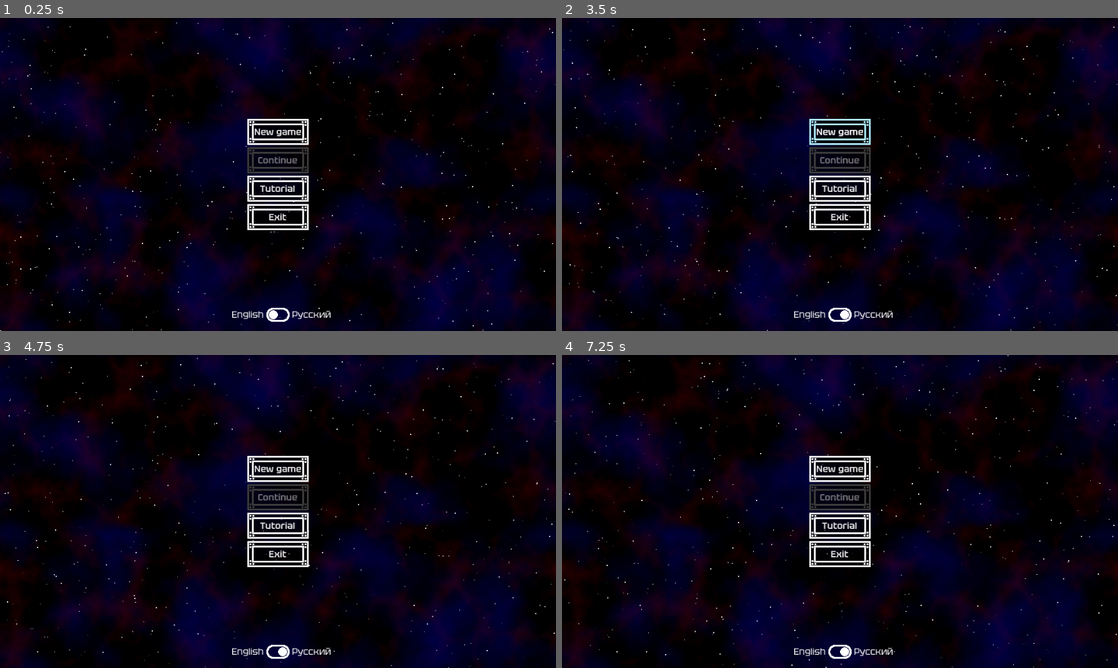
Above: before the commit, frames 1-4 (two rows, left to right).
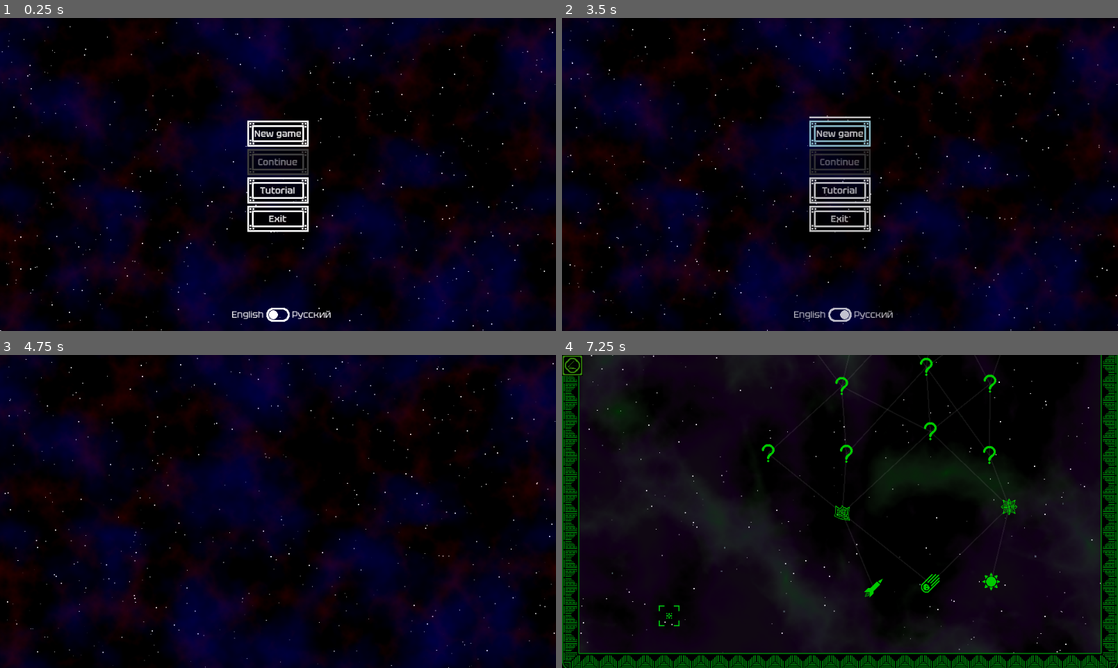
Above: after the commit, the same moments.

Repository: kedalovo/-SG-Spaceship-Management
Game: Godot game, scene res://Start Menu/start_menu.tscn
Same seed, same stepped clock (60 frames per second), same inputs: the game is played once before the commit and once after it. This scene is started directly instead of the project's main scene.
Inputs (mouse positions are in pixels of both pictures, inside the frame that each line leads up to):
- Up to frame 1 (0.25 s): no input
- Up to frame 2 (3.5 s): click (840, 315) at 0.5 s; click "Tutorial" at 1.25 s; click "New game" at 2 s; click "New game" at 2.75 s
- Up to frame 3 (4.75 s): click (227, 452) at 3.52 s; move the mouse to (400, 495) at 4.27 s; hold Right (right) from 4.28 s (still down); hold ` (test) from 4.28 s (still down); click (400, 495) at 4.42 s
- Up to frame 4 (7.25 s): release Right (right) at 5 s; release ` (test) at 5 s; click (600, 614) at 5.02 s; click (634, 639) at 5.77 s; click (667, 614) at 6.52 s

The runs differ from the first frame. In frame 1, 2.4% of the frame differs, in the area x 44-56%, y 32-69%; in frame 2, 2.9%; in frame 3, 2.4%; in frame 4, 34%, in the area x 0-100%, y 0-100%.

Commit message:
Finished background loading of the game scene, seamless switching works almost seamlessly.

Diff:
--- a/Start Menu/start_menu.gd
+++ b/Start Menu/start_menu.gd
@@ -7,11 +7,17 @@
 
 @onready var noise: TextureRect = $"Background Container/Noise"
 @onready var noise_2: TextureRect = $"Background Container/Noise 2"
+@onready var progress: TextureProgressBar = $"Background Container/Margin/VBox/Progress"
+@onready var animator: AnimationPlayer = $"Background Container/Animator"
 
+var game_scene: Node
 
 var loading_progress: Array = []
 
+var last_progress: float = 0.0
+
 var is_loading_game: bool = false
+var is_finished_loading: bool = false
 
 
 func _ready() -> void:
@@ -26,16 +32,39 @@
 		quit_game()
 
 
+func _input(event: InputEvent) -> void:
+	if event.is_action_pressed(&"esc"):
+		quit_game()
+
+
 func _process(_delta: float) -> void:
 	if is_loading_game:
 		ResourceLoader.load_threaded_get_status("res://Game Scene/game.tscn", loading_progress)
-		print(loading_progress)
+		if last_progress < loading_progress[0]:
+			last_progress = loading_progress[0]
+			var tween: = get_tree().create_tween()
+			tween.tween_property(progress, "value", loading_progress[0] * 100, 1.0).set_trans(Tween.TRANS_CUBIC).set_ease(Tween.EASE_OUT)
+			if last_progress == 1.0:
+				tween.finished.connect(_on_loading_finished)
+				game_scene = ResourceLoader.load_threaded_get("res://Game Scene/game.tscn").instantiate()
+				is_loading_game = false
 
 
 func quit_game() -> void:
 	Input.set_custom_mouse_cursor(null, Input.CURSOR_ARROW)
 	Input.set_custom_mouse_cursor(null, Input.CURSOR_POINTING_HAND)
 	get_tree().quit()
+
+
+func switch_scene() -> void:
+	get_tree().set_current_scene(game_scene)
+	queue_free()
+
+
+func _on_loading_finished() -> void:
+	get_tree().root.add_child(game_scene)
+	get_tree().root.move_child(game_scene, 1)
+	animator.play(&"start_game")
 
 
 func _on_start_button_pressed() -> void:
--- a/Start Menu/start_menu.tscn
+++ b/Start Menu/start_menu.tscn
@@ -48,7 +48,154 @@
 color_ramp = SubResource("Gradient_87mra")
 noise = SubResource("FastNoiseLite_ak4ea")
 
+[sub_resource type="Gradient" id="Gradient_1x2xf"]
+colors = PackedColorArray(1, 1, 1, 1, 1, 1, 1, 1)
+
+[sub_resource type="GradientTexture1D" id="GradientTexture1D_6biy0"]
+gradient = SubResource("Gradient_1x2xf")
+width = 106
+
+[sub_resource type="Animation" id="Animation_fo05p"]
+resource_name = "start_game"
+length = 4.0
+step = 0.1
+tracks/0/type = "bezier"
+tracks/0/imported = false
+tracks/0/enabled = true
+tracks/0/path = NodePath("Margin:modulate:a")
+tracks/0/interp = 1
+tracks/0/loop_wrap = true
+tracks/0/keys = {
+"handle_modes": PackedInt32Array(0, 0),
+"points": PackedFloat32Array(1, -0.25, 0, 0.25, 0, 0, -0.25, 0, 0.25, 0),
+"times": PackedFloat32Array(0, 1.5)
+}
+tracks/1/type = "bezier"
+tracks/1/imported = false
+tracks/1/enabled = true
+tracks/1/path = NodePath("Space Particles:modulate:a")
+tracks/1/interp = 1
+tracks/1/loop_wrap = true
+tracks/1/keys = {
+"handle_modes": PackedInt32Array(0, 0),
+"points": PackedFloat32Array(1, -0.25, 0, 0.25, 0, 0, -0.25, 0, 0.25, 0),
+"times": PackedFloat32Array(2, 4)
+}
+tracks/2/type = "bezier"
+tracks/2/imported = false
+tracks/2/enabled = true
+tracks/2/path = NodePath(".:theme_override_styles/panel:bg_color:a")
+tracks/2/interp = 1
+tracks/2/loop_wrap = true
+tracks/2/keys = {
+"handle_modes": PackedInt32Array(0, 0),
+"points": PackedFloat32Array(1, -0.25, 0, 0.25, 0, 0, -0.25, 0, 0.25, 0),
+"times": PackedFloat32Array(2, 4)
+}
+tracks/3/type = "bezier"
+tracks/3/imported = false
+tracks/3/enabled = true
+tracks/3/path = NodePath("Noise:modulate:a")
+tracks/3/interp = 1
+tracks/3/loop_wrap = true
+tracks/3/keys = {
+"handle_modes": PackedInt32Array(0, 0),
+"points": PackedFloat32Array(1, -0.25, 0, 0.25, 0, 0, -0.25, 0, 0.25, 0),
+"times": PackedFloat32Array(2, 4)
+}
+tracks/4/type = "bezier"
+tracks/4/imported = false
+tracks/4/enabled = true
+tracks/4/path = NodePath("Noise 2:modulate:a")
+tracks/4/interp = 1
+tracks/4/loop_wrap = true
+tracks/4/keys = {
+"handle_modes": PackedInt32Array(0, 0),
+"points": PackedFloat32Array(1, -0.25, 0, 0.25, 0, 0, -0.25, 0, 0.25, 0),
+"times": PackedFloat32Array(2, 4)
+}
+tracks/5/type = "method"
+tracks/5/imported = false
+tracks/5/enabled = true
+tracks/5/path = NodePath("..")
+tracks/5/interp = 1
+tracks/5/loop_wrap = true
+tracks/5/keys = {
+"times": PackedFloat32Array(4),
+"transitions": PackedFloat32Array(1),
+"values": [{
+"args": [],
+"method": &"switch_scene"
+}]
+}
+
+[sub_resource type="Animation" id="Animation_ibsy0"]
+length = 0.001
+tracks/0/type = "bezier"
+tracks/0/imported = false
+tracks/0/enabled = true
+tracks/0/path = NodePath("Margin:modulate:a")
+tracks/0/interp = 1
+tracks/0/loop_wrap = true
+tracks/0/keys = {
+"handle_modes": PackedInt32Array(0),
+"points": PackedFloat32Array(1, -0.25, 0, 0.25, 0),
+"times": PackedFloat32Array(0)
+}
+tracks/1/type = "bezier"
+tracks/1/imported = false
+tracks/1/enabled = true
+tracks/1/path = NodePath("Space Particles:modulate:a")
+tracks/1/interp = 1
+tracks/1/loop_wrap = true
+tracks/1/keys = {
+"handle_modes": PackedInt32Array(0),
+"points": PackedFloat32Array(1, -0.25, 0, 0.25, 0),
+"times": PackedFloat32Array(0)
+}
+tracks/2/type = "bezier"
+tracks/2/imported = false
+tracks/2/enabled = true
+tracks/2/path = NodePath(".:theme_override_styles/panel:bg_color:a")
+tracks/2/interp = 1
+tracks/2/loop_wrap = true
+tracks/2/keys = {
+"handle_modes": PackedInt32Array(0),
+"points": PackedFloat32Array(1, -0.25, 0, 0.25, 0),
+"times": PackedFloat32Array(0)
+}
+tracks/3/type = "bezier"
+tracks/3/imported = false
+tracks/3/enabled = true
+tracks/3/path = NodePath("Noise:modulate:a")
+tracks/3/interp = 1
+tracks/3/loop_wrap = true
+tracks/3/keys = {
+"handle_modes": PackedInt32Array(0),
+"points": PackedFloat32Array(1, -0.25, 0, 0.25, 0),
+"times": PackedFloat32Array(0)
+}
+tracks/4/type = "bezier"
+tracks/4/imported = false
+tracks/4/enabled = true
+tracks/4/path = NodePath("Noise 2:modulate:a")
+tracks/4/interp = 1
+tracks/4/loop_wrap = true
+tracks/4/keys = {
+"handle_modes": PackedInt32Array(0),
+"points": PackedFloat32Array(1, -0.25, 0, 0.25, 0),
+"times": PackedFloat32Array(0)
+}
+
+[sub_resource type="AnimationLibrary" id="AnimationLibrary_gbyqn"]
+_data = {
+"RESET": SubResource("Animation_ibsy0"),
+"start_game": SubResource("Animation_fo05p")
+}
+
 [node name="Start menu" type="Control"]
+top_level = true
+z_index = 20
 layout_mode = 3
 anchors_preset = 15
 anchor_right = 1.0
@@ -91,18 +238,51 @@
 layout_mode = 2
 texture = SubResource("NoiseTexture2D_jkpon")
 
-[node name="VBox" type="VBoxContainer" parent="Background Container"]
+[node name="Margin" type="MarginContainer" parent="Background Container"]
+layout_mode = 2
+mouse_filter = 2
+theme_override_constants/margin_left = 16
+theme_override_constants/margin_top = 16
+theme_override_constants/margin_right = 16
+theme_override_constants/margin_bottom = 16
+
+[node name="Language HBox" type="HBoxContainer" parent="Background Container/Margin"]
+layout_mode = 2
+size_flags_vertical = 8
+alignment = 1
+
+[node name="English Label" type="Label" parent="Background Container/Margin/Language HBox"]
+layout_mode = 2
+size_flags_horizontal = 10
+text = "English"
+
+[node name="CheckButton" type="CheckButton" parent="Background Container/Margin/Language HBox"]
+layout_mode = 2
+size_flags_horizontal = 4
+
+[node name="Russian Label" type="Label" parent="Background Container/Margin/Language HBox"]
+layout_mode = 2
+size_flags_horizontal = 2
+text = "Русский"
+
+[node name="VBox" type="VBoxContainer" parent="Background Container/Margin"]
 layout_mode = 2
 size_flags_horizontal = 4
 size_flags_vertical = 4
 
-[node name="Start Button" type="Button" parent="Background Container/VBox"]
+[node name="Progress" type="TextureProgressBar" parent="Background Container/Margin/VBox"]
+custom_minimum_size = Vector2(0, 3)
+layout_mode = 2
+nine_patch_stretch = true
+texture_progress = SubResource("GradientTexture1D_6biy0")
+
+[node name="Start Button" type="Button" parent="Background Container/Margin/VBox"]
 layout_mode = 2
 focus_mode = 0
 mouse_default_cursor_shape = 2
 text = "New game"
 
-[node name="ColorRect" type="ColorRect" parent="Background Container/VBox/Start Button"]
+[node name="ColorRect" type="ColorRect" parent="Background Container/Margin/VBox/Start Button"]
 show_behind_parent = true
 layout_mode = 1
 anchors_preset = 15
@@ -113,14 +293,14 @@
 mouse_filter = 2
 color = Color(0, 0, 0, 0.54902)
 
-[node name="Continue Button" type="Button" parent="Background Container/VBox"]
+[node name="Continue Button" type="Button" parent="Background Container/Margin/VBox"]
 layout_mode = 2
 focus_mode = 0
 mouse_default_cursor_shape = 2
 disabled = true
 text = "Continue"
 
-[node name="ColorRect" type="ColorRect" parent="Background Container/VBox/Continue Button"]
+[node name="ColorRect" type="ColorRect" parent="Background Container/Margin/VBox/Continue Button"]
 show_behind_parent = true
 layout_mode = 1
 anchors_preset = 15
@@ -131,13 +311,13 @@
 mouse_filter = 2
 color = Color(0, 0, 0, 0.54902)
 
-[node name="Tutorial Button" type="Button" parent="Background Container/VBox"]
+[node name="Tutorial Button" type="Button" parent="Background Container/Margin/VBox"]
 layout_mode = 2
 focus_mode = 0
 mouse_default_cursor_shape = 2
 text = "Tutorial"
 
-[node name="ColorRect" type="ColorRect" parent="Background Container/VBox/Tutorial Button"]
+[node name="ColorRect" type="ColorRect" parent="Background Container/Margin/VBox/Tutorial Button"]
 show_behind_parent = true
 layout_mode = 1
 anchors_preset = 15
@@ -148,13 +328,13 @@
 mouse_filter = 2
 color = Color(0, 0, 0, 0.54902)
 
-[node name="Exit Button" type="Button" parent="Background Container/VBox"]
+[node name="Exit Button" type="Button" parent="Background Container/Margin/VBox"]
 layout_mode = 2
 focus_mode = 0
 mouse_default_cursor_shape = 2
 text = "Exit"
 
-[node name="ColorRect" type="ColorRect" parent="Background Container/VBox/Exit Button"]
+[node name="ColorRect" type="ColorRect" parent="Background Container/Margin/VBox/Exit Button"]
 show_behind_parent = true
 layout_mode = 1
 anchors_preset = 15
@@ -165,34 +345,12 @@
 mouse_filter = 2
 color = Color(0, 0, 0, 0.54902)
 
-[node name="Margin" type="MarginContainer" parent="Background Container"]
-layout_mode = 2
-mouse_filter = 2
-theme_override_constants/margin_left = 16
-theme_override_constants/margin_top = 16
-theme_override_constants/margin_right = 16
-theme_override_constants/margin_bottom = 16
-
-[node name="Language HBox" type="HBoxContainer" parent="Background Container/Margin"]
-layout_mode = 2
-size_flags_vertical = 8
-alignment = 1
-
-[node name="English Label" type="Label" parent="Background Container/Margin/Language HBox"]
-layout_mode = 2
-size_flags_horizontal = 10
-text = "English"
-
-[node name="CheckButton" type="CheckButton" parent="Background Container/Margin/Language HBox"]
-layout_mode = 2
-size_flags_horizontal = 4
-
-[node name="Russian Label" type="Label" parent="Background Container/Margin/Language HBox"]
-layout_mode = 2
-size_flags_horizontal = 2
-text = "Русский"
-
-[connection signal="pressed" from="Background Container/VBox/Start Button" to="." method="_on_start_button_pressed"]
-[connection signal="pressed" from="Background Container/VBox/Continue Button" to="." method="_on_continue_button_pressed"]
-[connection signal="pressed" from="Background Container/VBox/Tutorial Button" to="." method="_on_tutorial_button_pressed"]
-[connection signal="pressed" from="Background Container/VBox/Exit Button" to="." method="_on_exit_button_pressed"]
+[node name="Animator" type="AnimationPlayer" parent="Background Container"]
+libraries = {
+"": SubResource("AnimationLibrary_gbyqn")
+}
+
+[connection signal="pressed" from="Background Container/Margin/VBox/Start Button" to="." method="_on_start_button_pressed"]
+[connection signal="pressed" from="Background Container/Margin/VBox/Continue Button" to="." method="_on_continue_button_pressed"]
+[connection signal="pressed" from="Background Container/Margin/VBox/Tutorial Button" to="." method="_on_tutorial_button_pressed"]
+[connection signal="pressed" from="Background Container/Margin/VBox/Exit Button" to="." method="_on_exit_button_pressed"]
--- a/project.godot
+++ b/project.godot
@@ -13,6 +13,7 @@
 config/name="[SG] Spaceship Management"
 run/main_scene="res://Game Scene/game.tscn"
 config/features=PackedStringArray("4.3", "Mobile")
+boot_splash/bg_color=Color(0, 0, 0, 1)
 config/icon="res://icon.svg"
 
 [autoload]
Not shown: 1 places in Start Menu/start_menu.tscn that only renumber resources
